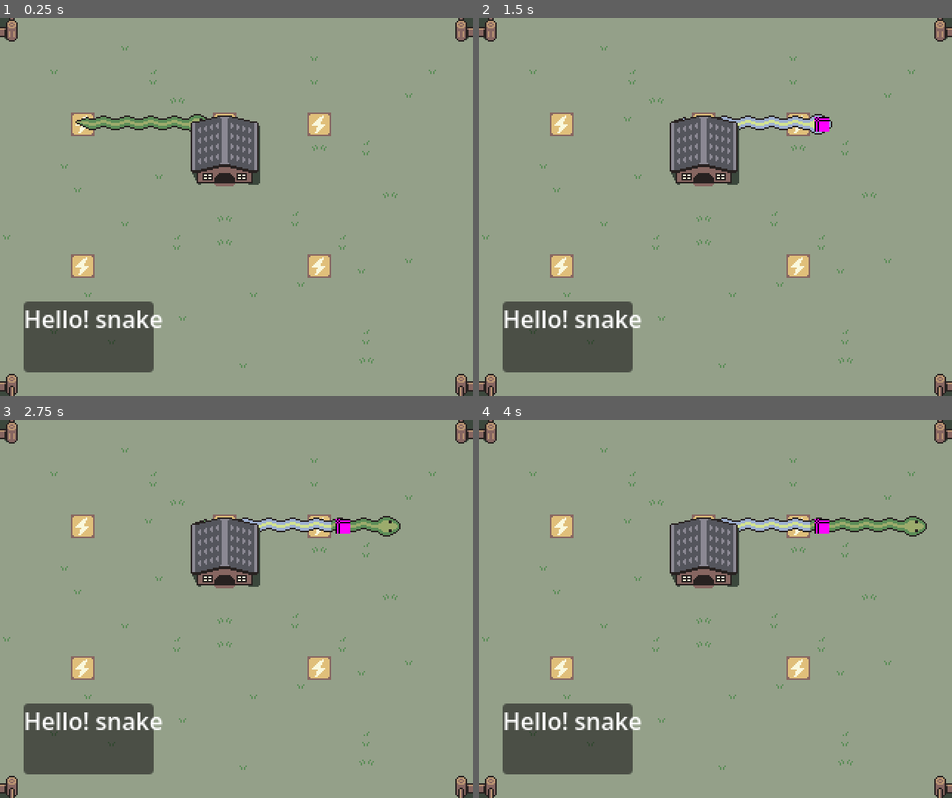
Above: before the commit, frames 1-4 (two rows, left to right).
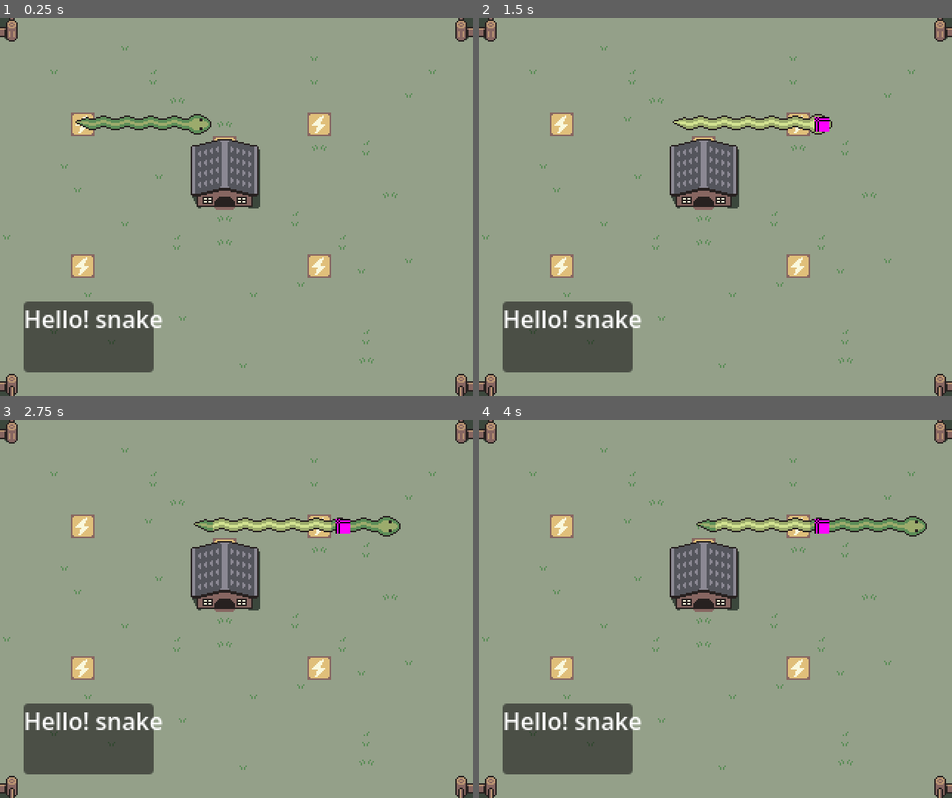
Above: after the commit, the same moments.

Repository: kalgynirae/ld59
Game: Godot game, scene res://scenes/game.tscn
Same seed, same stepped clock (60 frames per second), same inputs: the game is played once before the commit and once after it.
Inputs:
- Up to frame 1 (0.25 s): no input
- Up to frame 2 (1.5 s): hold L (move_right) 0.53-1.28 s; tap E (extend) at 0.6 s; hold J (move_down) from 1.28 s (still down); tap K (die) at 1.35 s
- Up to frame 3 (2.75 s): tap E (extend) at 1.55, 2.1 s; tap Enter at 2 s; release J (move_down) at 2.03 s; hold L (move_right) from 2.03 s (still down)
- Up to frame 4 (4 s): tap Space at 2.75 s; release L (move_right) at 2.78 s; hold = (speed_up) 2.78-3.53 s; tap R (retract) at 2.85 s; tap E (extend) at 3.05, 3.6 s; tap Enter at 3.5 s; hold H (move_left) from 3.53 s (still down)

The runs differ from the first frame. In frame 1, 2.4% of the frame differs, in the area x 40-55%, y 25-51%; in frame 2, 2.8%, in the area x 40-75%, y 25-51%; in frame 3, 2.7%; in frame 4, 2.7%.

Commit message:
Implement fence collision

Diff:
--- a/scenes/game.gd
+++ b/scenes/game.gd
@@ -53,7 +53,6 @@
 		floor(float(snake_loc.x) / SCREEN_TILE_WIDTH),
 		floor(float(snake_loc.y) / SCREEN_TILE_HEIGHT),
 	)
-	print(snake_screen_coords)
 	if snake_screen_coords != current_screen_coords:
 		current_screen_coords = snake_screen_coords
 		move_camera(current_screen_coords * VIEWPORT_PIXELS)
@@ -128,32 +127,23 @@
 	FENCE = 3,
 }
 
-func get_decoration_from_tilemap(pos: Vector2i):
-	var data = $Map/Ground/Decorations.get_cell_tile_data(pos)
-
-	if data == null:
-		return null
-
-	return data.get_custom_data("interact")
+func get_tilemap_data(pos: Vector2i):
+	var decorations_data = $Map/Decorations.get_cell_tile_data(pos)
+	if decorations_data:
+		return decorations_data.get_custom_data("interact")
+	var ground_data = $Map/Ground.get_cell_tile_data(pos)
+	if ground_data:
+		return ground_data.get_custom_data("interact")
 
 func is_touching(obj: Objects) -> bool:
 	var head_pos = $Map/Snake.gridlocs[0]
-
-	var data = get_decoration_from_tilemap(head_pos)
-
-	if data != null:
-		return data == obj
-
-	return false
+	return get_tilemap_data(head_pos) == obj
 
 func num_touching(obj: Objects) -> int:
 	var count: int = 0
-
 	for pos in $Map/Snake.gridlocs:
-		var data = get_decoration_from_tilemap(pos)
-		if data != null && data == obj:
+		if get_tilemap_data(pos) == obj:
 			count += 1
-
 	return count
 
 func handle_touching_food():
@@ -165,6 +155,10 @@
 
 func move_snake(direction: String) -> void:
 	$Map/Snake.move(direction)
+	if $Map/Snake.detect_self_collision() or is_touching(Objects.FENCE):
+		set_mode(Mode.Dead)
+		return
+
 	if $Map/Snake.detect_shape():
 		match $Map/Snake.active_shape:
 			Snake.Shape.Wave:
--- a/scenes/map.tscn
+++ b/scenes/map.tscn
@@ -25,6 +25,7 @@
 [sub_resource type="TileSetAtlasSource" id="TileSetAtlasSource_6k6j1"]
 texture = ExtResource("2_c70he")
 0:0/0 = 0
+0:0/0/custom_data_0 = 3
 
 [sub_resource type="TileSetAtlasSource" id="TileSetAtlasSource_be0no"]
 texture = ExtResource("3_nakos")
@@ -40,7 +41,9 @@
 3:3/0 = 0
 3:2/0 = 0
 3:1/0 = 0
+3:1/0/custom_data_0 = 3
 3:0/0 = 0
+3:0/0/custom_data_0 = 3
 1:0/0 = 0
 0:1/0 = 0
 0:2/0 = 0
@@ -49,41 +52,41 @@
 [sub_resource type="TileSetAtlasSource" id="TileSetAtlasSource_blm8a"]
 texture = ExtResource("4_jh32y")
 0:0/0 = 0
-0:0/0/custom_data_0 = "3"
+0:0/0/custom_data_0 = 3
 1:0/0 = 0
-1:0/0/custom_data_0 = "3"
+1:0/0/custom_data_0 = 3
 2:0/0 = 0
-2:0/0/custom_data_0 = "3"
+2:0/0/custom_data_0 = 3
 3:0/0 = 0
-3:0/0/custom_data_0 = "3"
+3:0/0/custom_data_0 = 3
 4:0/0 = 0
-4:0/0/custom_data_0 = "3"
+4:0/0/custom_data_0 = 3
 5:0/0 = 0
-5:0/0/custom_data_0 = "3"
+5:0/0/custom_data_0 = 3
 6:0/0 = 0
 0:1/0 = 0
-0:1/0/custom_data_0 = "3"
+0:1/0/custom_data_0 = 3
 1:1/0 = 0
 2:1/0 = 0
-2:1/0/custom_data_0 = "3"
+2:1/0/custom_data_0 = 3
 3:1/0 = 0
-3:1/0/custom_data_0 = "3"
+3:1/0/custom_data_0 = 3
 4:1/0 = 0
 5:1/0 = 0
-5:1/0/custom_data_0 = "3"
+5:1/0/custom_data_0 = 3
 6:1/0 = 0
 0:2/0 = 0
-0:2/0/custom_data_0 = "3"
+0:2/0/custom_data_0 = 3
 1:2/0 = 0
-1:2/0/custom_data_0 = "3"
+1:2/0/custom_data_0 = 3
 2:2/0 = 0
-2:2/0/custom_data_0 = "3"
+2:2/0/custom_data_0 = 3
 3:2/0 = 0
-3:2/0/custom_data_0 = "3"
+3:2/0/custom_data_0 = 3
 4:2/0 = 0
-4:2/0/custom_data_0 = "3"
+4:2/0/custom_data_0 = 3
 5:2/0 = 0
-5:2/0/custom_data_0 = "3"
+5:2/0/custom_data_0 = 3
 6:2/0 = 0
 0:3/0 = 0
 1:3/0 = 0
@@ -243,10 +246,11 @@
 [sub_resource type="TileSetAtlasSource" id="TileSetAtlasSource_m335s"]
 texture = ExtResource("9_mo32q")
 0:0/0 = 0
+0:0/0/custom_data_0 = 3
 
 [sub_resource type="TileSet" id="TileSet_2lpho"]
-custom_data_layer_0/name = "interactible_type"
-custom_data_layer_0/type = 4
+custom_data_layer_0/name = "interact"
+custom_data_layer_0/type = 2
 sources/1 = SubResource("TileSetAtlasSource_be0no")
 sources/2 = SubResource("TileSetAtlasSource_blm8a")
 sources/3 = SubResource("TileSetAtlasSource_gw3fx")
@@ -371,8 +375,8 @@
 tile_map_data = PackedByteArray("AADs/wAAAQADAAEAAADs/wEAAQABAAEAAADs/wIAAQABAAEAAADs/wMAAQABAAEAAADs/wQAAQABAAEAAADs/w …(25520 unchanged characters)…
 tile_set = SubResource("TileSet_2lpho")
 
-[node name="Decorations" type="TileMapLayer" parent="Ground" unique_id=347407571]
-tile_map_data = PackedByteArray("AADv/wEAAwACAAEAAADv/wIAAwA …(947 unchanged characters)… MAAAAgAAkABAABAAMAAAAiAAkABAADAAMAAAAJAAQABQABAAAAAAA=")
+[node name="Decorations" type="TileMapLayer" parent="." unique_id=347407571]
+tile_map_data = PackedByteArray("AADv/wEAAwACAAEAAADv/wIAAwA …(947 unchanged characters)… MAAAAgAAkABAABAAMAAAAiAAkABAADAAMAAAAJAAUABQABAAAAAAA=")
 tile_set = SubResource("TileSet_jh32y")
 
 [node name="river_plants" type="Node2D" parent="." unique_id=1374280281]
@@ -1427,7 +1431,7 @@
 river_pos = 0
 
 [node name="HouseDoorway" type="Sprite2D" parent="." unique_id=784486344]
-position = Vector2(128, 64)
+position = Vector2(128, 80)
 texture = ExtResource("17_6k6j1")
 centered = false
 offset = Vector2(0, 1)
@@ -1435,7 +1439,7 @@
 [node name="Snake" parent="." unique_id=272715040 instance=ExtResource("2_paxxb")]
 
 [node name="House" type="Sprite2D" parent="." unique_id=849834734]
-position = Vector2(128, 64)
+position = Vector2(128, 80)
 texture = ExtResource("19_m335s")
 centered = false
 offset = Vector2(0, 1)
